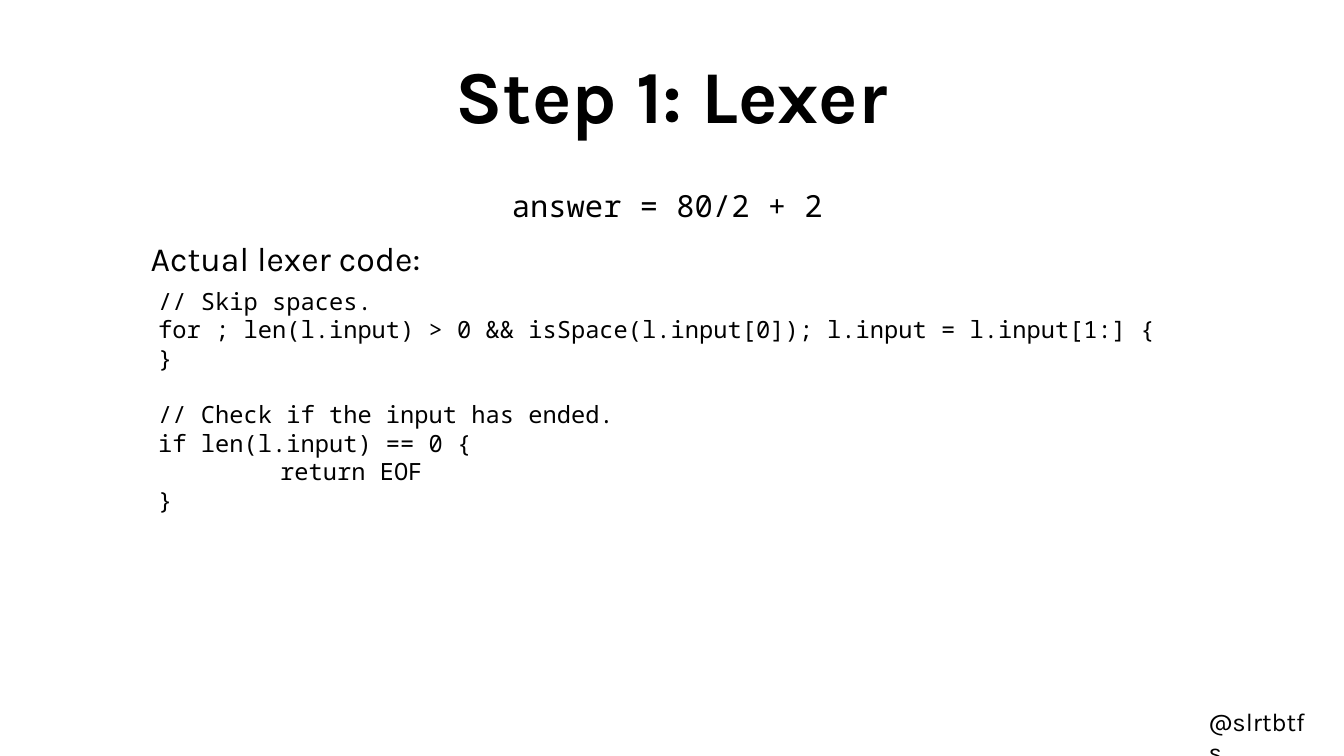
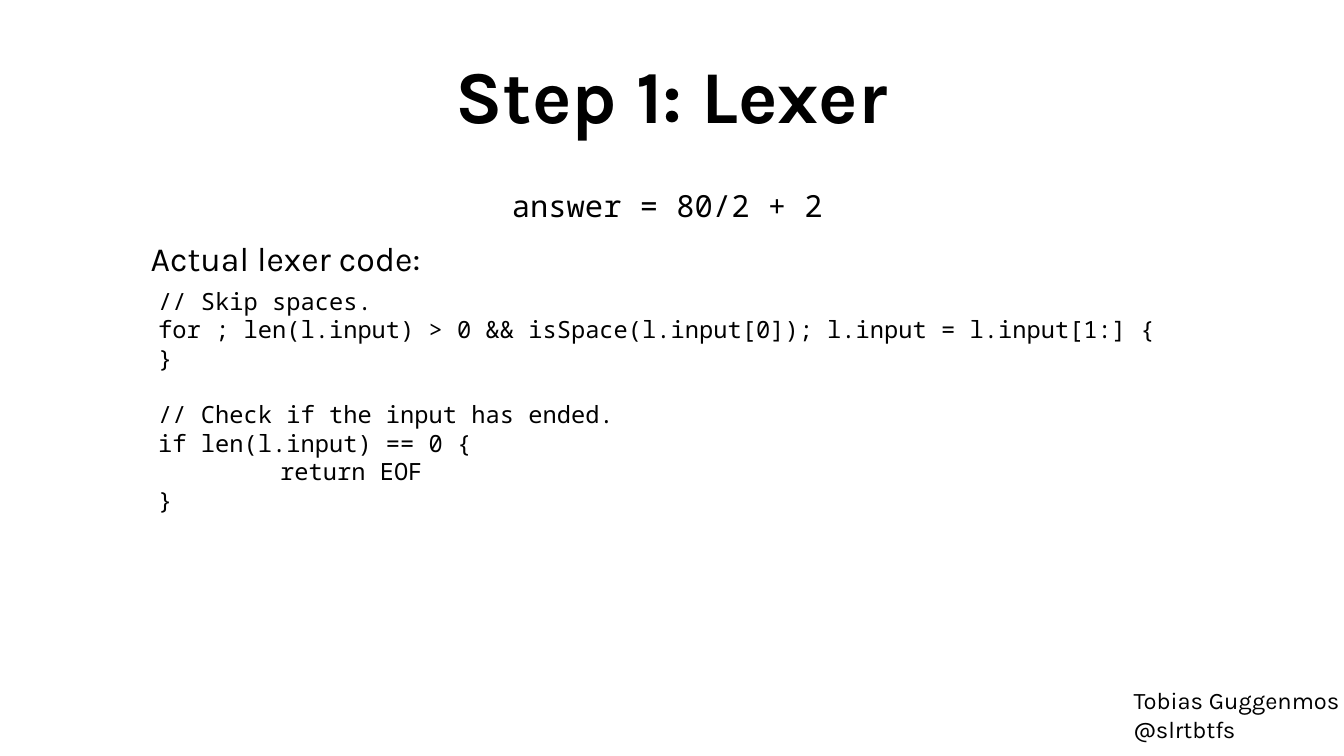
Before and after one commit to slrtbtfs/goyacc-tutorial, a slide deck: slide 8 of presentation/slides.odp. Drawn at 1344x756 pixels with LibreOffice and Linux fonts; fonts in the diff are those of the drawing. Boxes give left, top, right and bottom in pixels: in the first picture for what was removed or moved away, otherwise in the second. Text is boxed around its words. In the diff, an @@ line names an element or a change of style, - is before the commit and + after.

Commit message:
Update slides

```diff
--- a/presentation/slides.odp
+++ b/presentation/slides.odp
@@ text "Tobias Guggenmos": place and size @@
-text "Tobias Guggenmos" at <box>1198,700,1328,746</box>
+text "Tobias Guggenmos" at <box>1134,692,1340,743</box>
@@ text at <box>1134,692,1340,715</box>: paragraph added @@
+Tobias Guggenmos
@@ text at <box>1134,721,1236,743</box>: size 15 to 14 pt in "@slrtbtfs" @@
```
Also in this commit, not shown: 17 other slides changed, 1 slide added, 2 other files.
